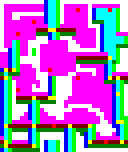
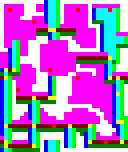
Layers edited between the first and the second 128 x 152 image:
painted on "Ebene 26" over [left=8, top=4, right=76, bottom=152]
